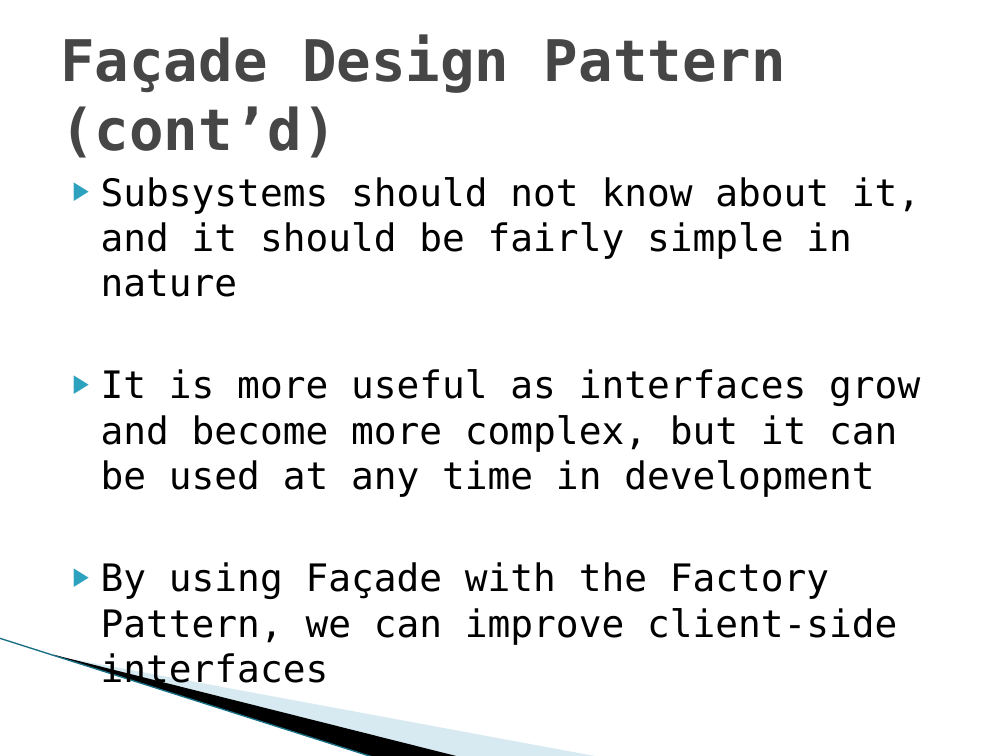
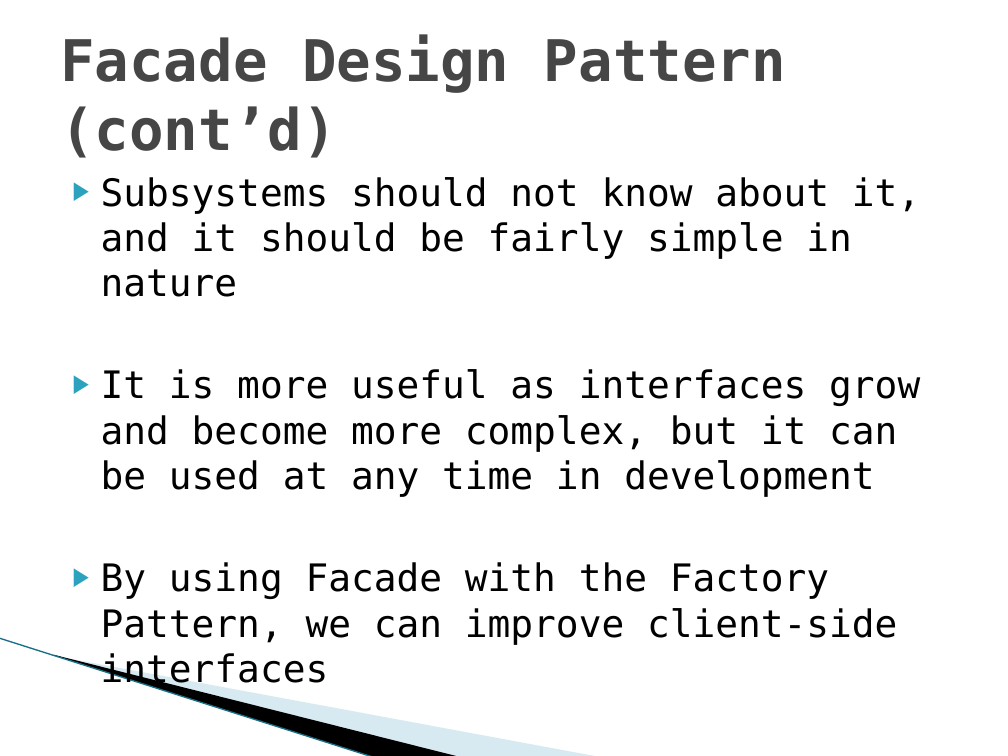
Before and after one commit to Ruthvicp/CS5551_Team_11_Project, a slide deck: slide 3 of Documentation/Problem Set 6/Façade Design Pattern.pptx. Drawn at 1008x756 pixels with LibreOffice and Linux fonts; fonts in the diff are those of the drawing; background and template pictures are left out. Boxes give left, top, right and bottom in pixels: in the first picture for what was removed or moved away, otherwise in the second. Text is boxed around its words. In the diff, an @@ line names an element or a change of style, - is before the commit and + after.

Commit message:
ps6 - facade pattern

```diff
--- a/Documentation/Problem Set 6/Façade Design Pattern.pptx
+++ b/Documentation/Problem Set 6/Façade Design Pattern.pptx
@@ title at bbox=[60, 35, 786, 158]: text changed @@
-Façade Design Pattern (cont’d)
+Facade Design Pattern (cont’d)
@@ text at bbox=[101, 562, 897, 645]: text changed @@
-▶ By using Façade with the Factory Pattern, we can improve client-side interfaces
+▶ By using Facade with the Factory Pattern, we can improve client-side interfaces
```
Also in this commit, not shown: 4 other slides changed, 1 slide added.
